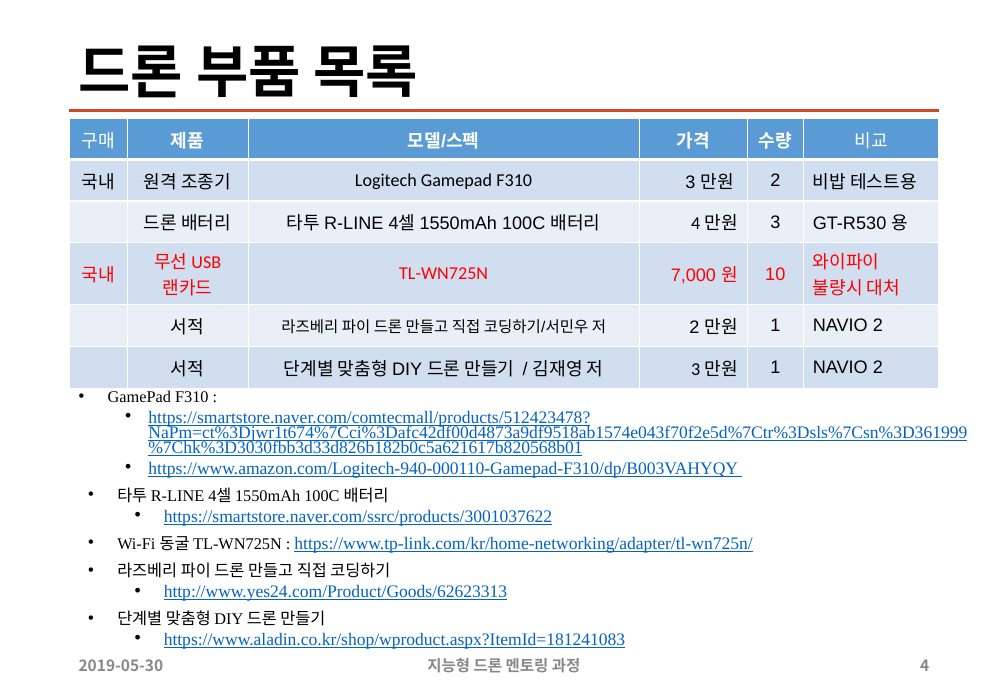
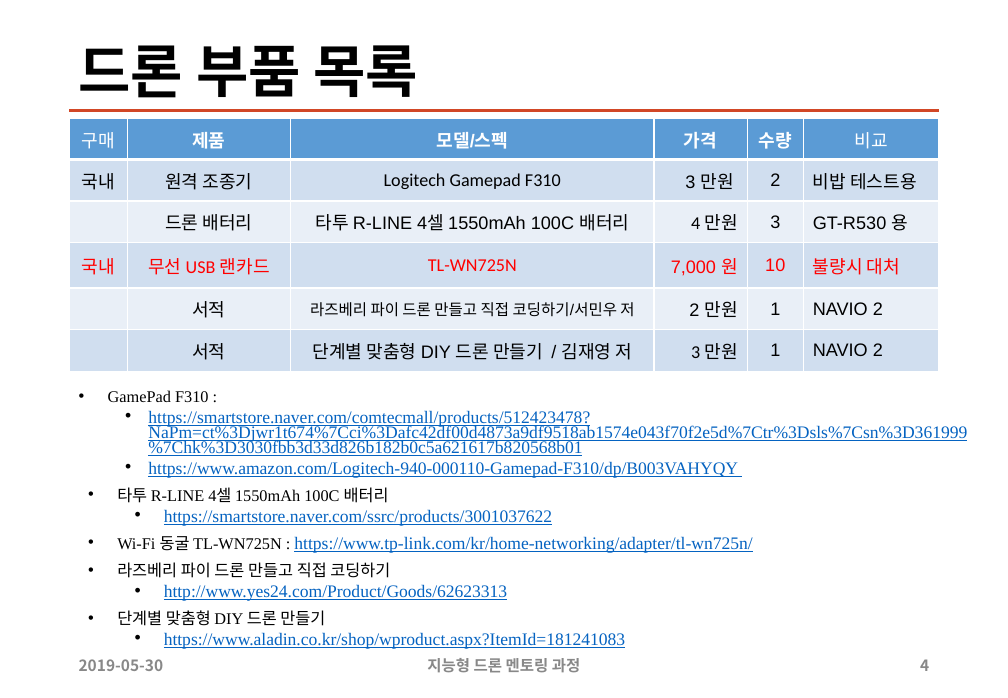
Before and after one commit to sunabove/autopilot_doc, a slide deck: slide 4 of 120 구매/108 2차 지능형 드론 멘토링 HW 구매 목록 19년 6월 V1.2.1.pptx. Drawn at 1008x698 pixels with LibreOffice and Linux fonts; fonts in the diff are those of the drawing. Boxes give left, top, right and bottom in pixels: in the first picture for what was removed or moved away, otherwise in the second. Text is boxed around its words. In the diff, an @@ line names an element or a change of style, - is before the commit and + after.

```diff
--- a/120 구매/108 2차 지능형 드론 멘토링 HW 구매 목록 19년 6월 V1.2.1.pptx
+++ b/120 구매/108 2차 지능형 드론 멘토링 HW 구매 목록 19년 6월 V1.2.1.pptx
@@ table at (69,119,938,377) @@
-row 4, column 6: 와이파이 불량시 대처
+row 4, column 6: 불량시 대처
```
